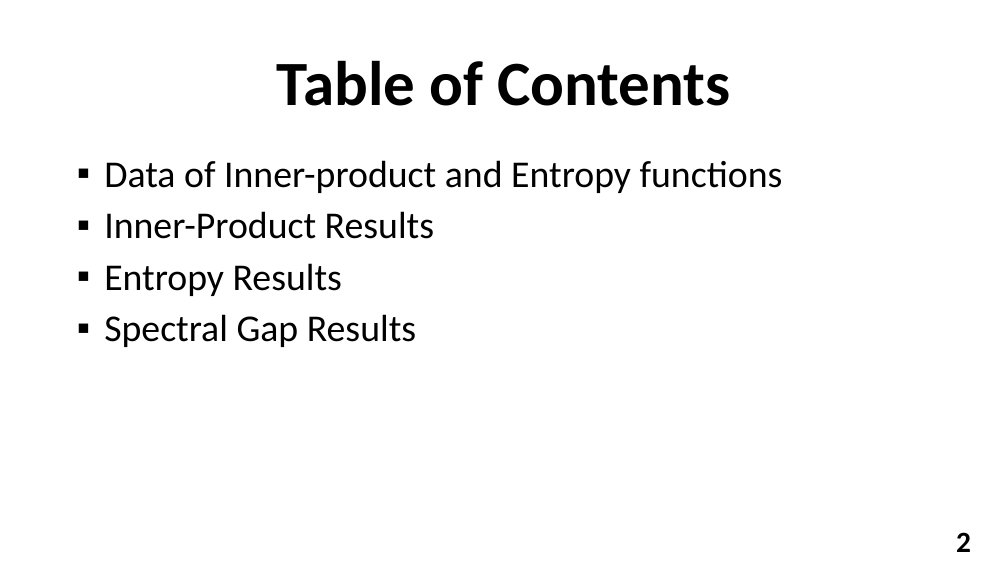
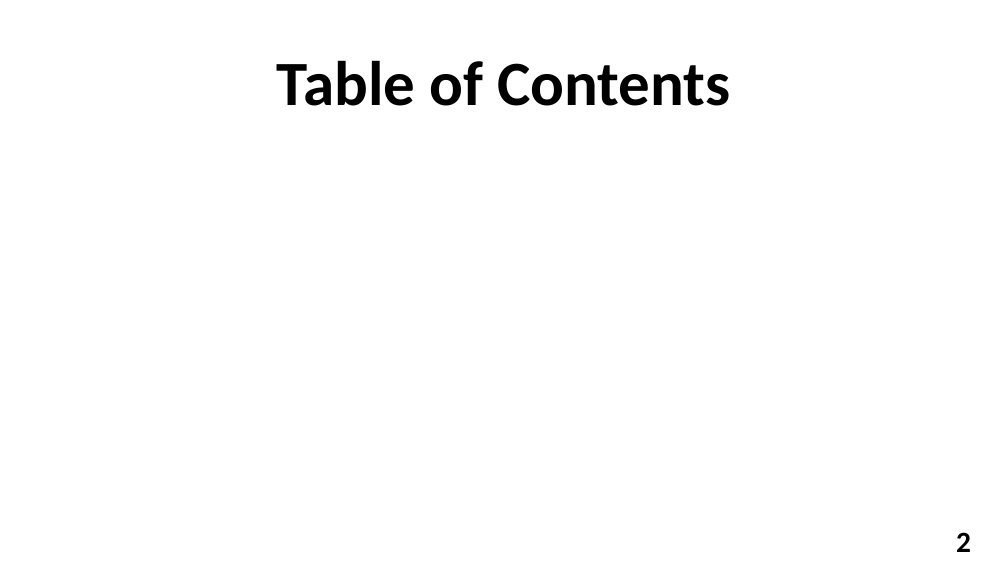
Before and after one commit to YuvalAlf/Distributed-Monitoring, a slide deck: slide 2 of Distributed Monitoring Results Nov 2018.pptx. Drawn at 1008x567 pixels with LibreOffice and Linux fonts; fonts in the diff are those of the drawing; grey boxes stand for pictures; background and template pictures are left out. Boxes give left, top, right and bottom in pixels: in the first picture for what was removed or moved away, otherwise in the second. Text is boxed around its words. In the diff, an @@ line names an element or a change of style, - is before the commit and + after.

Commit message:
Presentation

```diff
--- a/Distributed Monitoring Results Nov 2018.pptx
+++ b/Distributed Monitoring Results Nov 2018.pptx
@@ text removed at box(104, 160, 783, 347) @@
-▪ Data of Inner-product and Entropy functions
-▪ Inner-Product Results
-▪ Entropy Results
-▪ Spectral Gap Results
```
Also in this commit, not shown: 2 other slides changed, 4 slides added.
